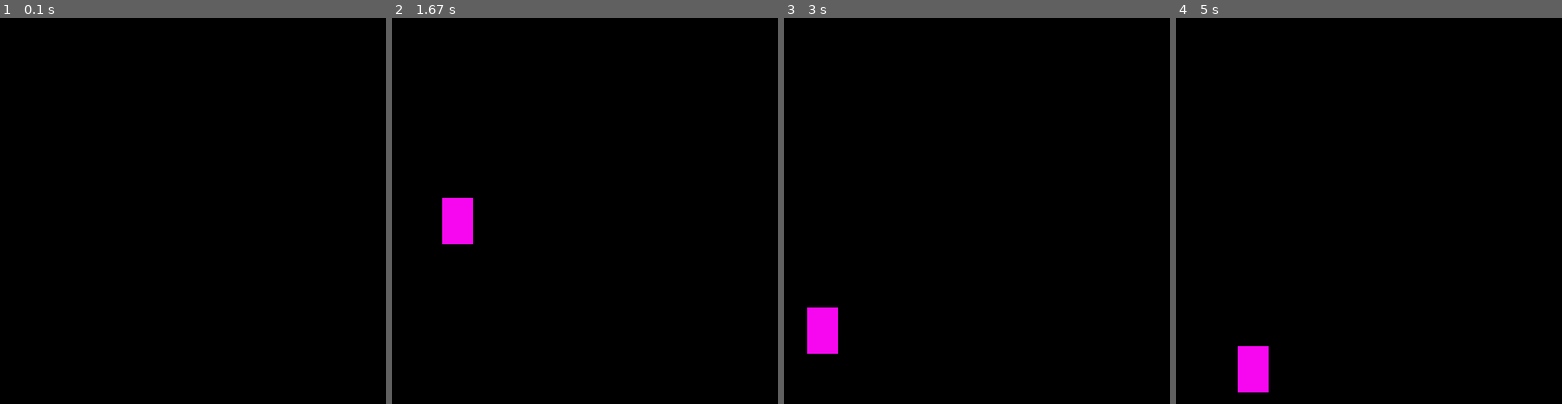
Above: before the commit, frames 1-4 (left to right).
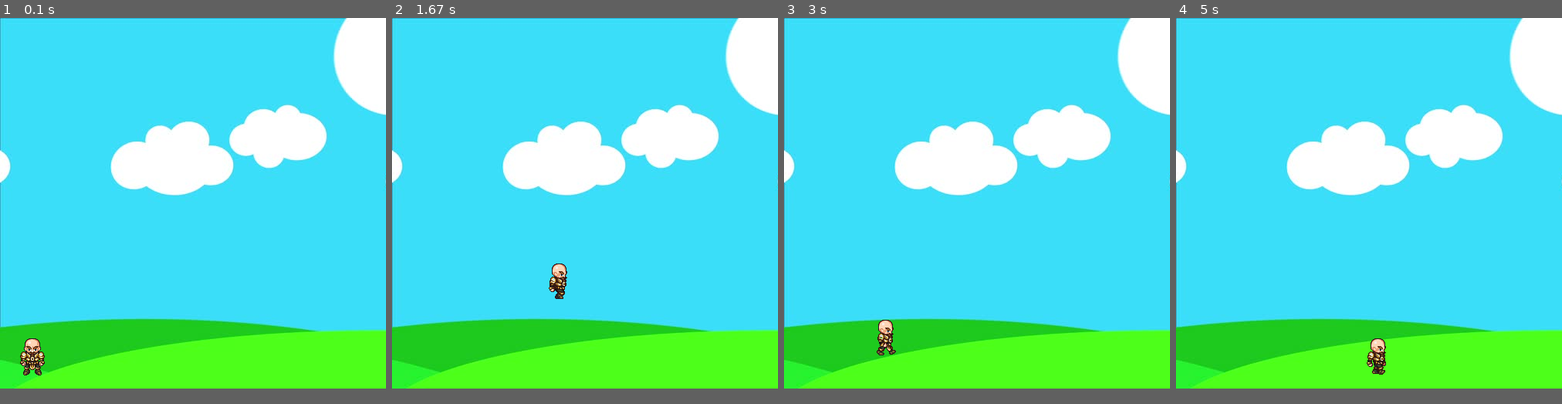
Above: after the commit, the same moments.

Repository: besigne/pygame
Game: pygame game, started from main.py
The game is run twice, just before and just after one commit, with the same random seed, the same clock (stepped at 60 frames per second) and the same inputs.
Inputs:
- Up to frame 1 (0.1 s): no input
- Up to frame 2 (1.67 s): hold Space 0.33-0.8 s; hold Right 0.33-0.8 s; hold Right 0.83-1.3 s; tap Space at 0.9, 1.2, 1.4 s; hold Right from 1.33 s (still down)
- Up to frame 3 (3 s): tap Space at 1.7, 1.9, 2.2, 2.47, 2.77, 2.9 s; release Right at 1.8 s; hold Left 1.83-2.37 s; hold Left 2.4-2.8 s; hold Right from 2.83 s (still down)
- Up to frame 4 (5 s): tap Space at 3.2, 3.57, 3.87, 4.07, 4.37, 4.57, 4.87 s; release Right at 3.47 s; hold Left 3.5-3.97 s; hold Right 4-4.47 s; hold Right 4.5-4.97 s
The window is 500x500 before the commit and 500x480 after it. Grey fills any space a smaller window leaves; there, only what the larger window draws over its background counts as a difference.

The runs differ from the first frame. In frame 1, 96% of the frame differs, in the area x 0-100%, y 0-96%; in frame 2, 96%; in frame 3, 96%; in frame 4, 96%, in the area x 0-100%, y 0-97%.

Commit message:
Add sprites to the main char, he can walk and jump until now

Diff:
--- a/main.py
+++ b/main.py
@@ -1,25 +1,69 @@
 import pygame
-
 pygame.init()
 
-win = pygame.display.set_mode((500, 500))
+win = pygame.display.set_mode((500, 480))
 pygame.display.set_caption("First Game")
+
+clock = pygame.time.Clock()
+
+walkRight = [pygame.image.load('imgs/R1.png'),
+             pygame.image.load('imgs/R2.png'),
+             pygame.image.load('imgs/R3.png'),
+             pygame.image.load('imgs/R4.png'),
+             pygame.image.load('imgs/R5.png'),
+             pygame.image.load('imgs/R6.png'),
+             pygame.image.load('imgs/R7.png'),
+             pygame.image.load('imgs/R8.png'),
+             pygame.image.load('imgs/R9.png')]
+
+walkLeft = [pygame.image.load('imgs/L1.png'),
+            pygame.image.load('imgs/L2.png'),
+            pygame.image.load('imgs/L3.png'),
+            pygame.image.load('imgs/L4.png'),
+            pygame.image.load('imgs/L5.png'),
+            pygame.image.load('imgs/L6.png'),
+            pygame.image.load('imgs/L7.png'),
+            pygame.image.load('imgs/L8.png'),
+            pygame.image.load('imgs/L9.png')]
+
+bg = pygame.image.load('imgs/bg.jpg')
+char = pygame.image.load('imgs/standing.png')
 
 screenWidth = 500
 screenHeight = 500
 x = 10
-y = 425
-width = 40
-height = 60
+y = 400
+width = 64
+height = 64
 vel = 5
 
 isJump = False
 jumpCount = 10
+left = False
+Right = False
+walkCount = 0
+
+
+def redraw_game_window():
+    global walkCount
+    win.blit(bg, (0, 0))
+    if walkCount + 1 >= 27:
+        walkCount = 0
+    if left:
+        win.blit(walkLeft[walkCount//3], (x, y))
+        walkCount += 1
+    elif right:
+        win.blit(walkRight[walkCount//3], (x, y))
+        walkCount += 1
+    else:
+        win.blit(char, (x, y))
+
+    pygame.display.update()
+
 
 run = True
-
 while run:
-    pygame.time.delay(100)
+    clock.tick(27)
 
     for event in pygame.event.get():
         if event.type == pygame.QUIT:
@@ -29,28 +73,33 @@
 
     if keys[pygame.K_LEFT] and x > vel:
         x -= vel
-    if keys[pygame.K_RIGHT] and x < screenWidth - width - vel:
+        left = True
+        right = False
+    elif keys[pygame.K_RIGHT] and x < screenWidth - width - vel:
         x += vel
+        right = True
+        left = False
+    else:
+        left = False
+        right = False
+        walkCount = 0
+
     if not isJump:
-        if keys[pygame.K_UP] and y > vel:
-            y -= vel
-        if keys[pygame.K_DOWN] and y < screenHeight - height - vel:
-            y += vel
         if keys[pygame.K_SPACE]:
             isJump = True
+            left = False
+            right = False
+            walkCount = 0
     else:
         if jumpCount >= -10:
             neg = 1
             if jumpCount < 0:
                 neg = -1
-            y -= (jumpCount ** 2) * 0.5 * neg
+            y -= (jumpCount ** 2) * 0.5 * neg * 0.5
             jumpCount -= 1
         else:
             isJump = False
             jumpCount = 10
-
-    win.fill((0, 0, 0))
-    pygame.draw.rect(surface=win, color=(247, 7, 239), rect=(x, y, width, height))
-    pygame.display.update()
+    redraw_game_window()
 
 pygame.quit()
